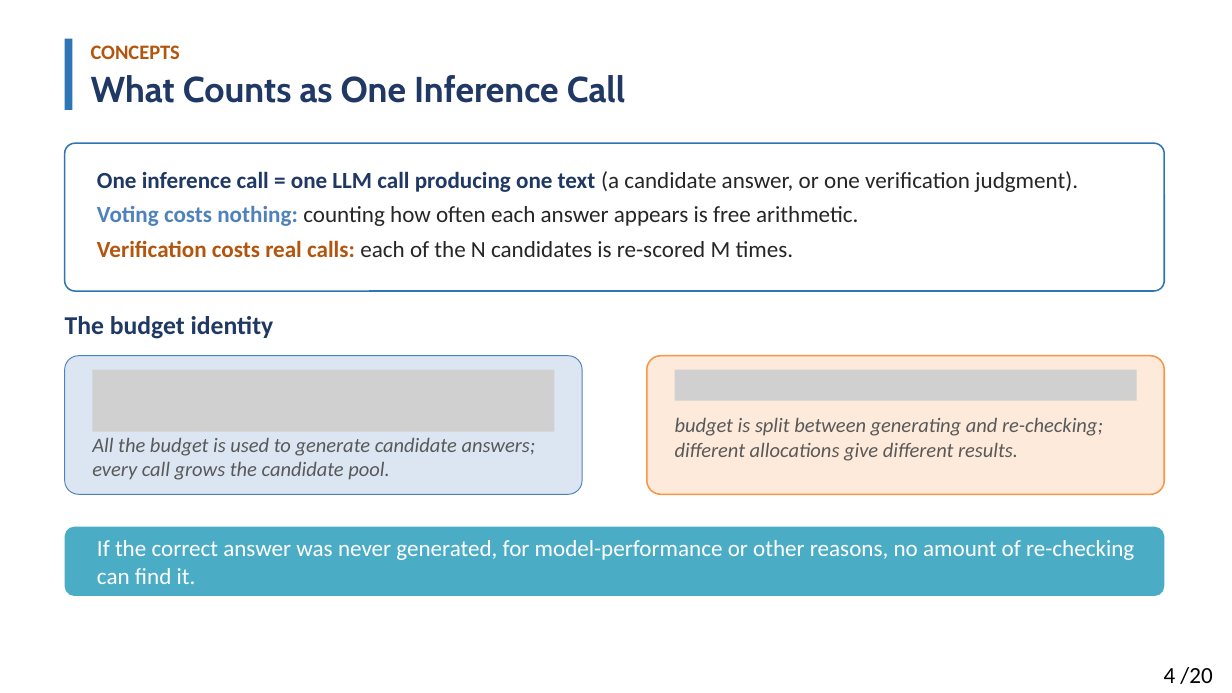
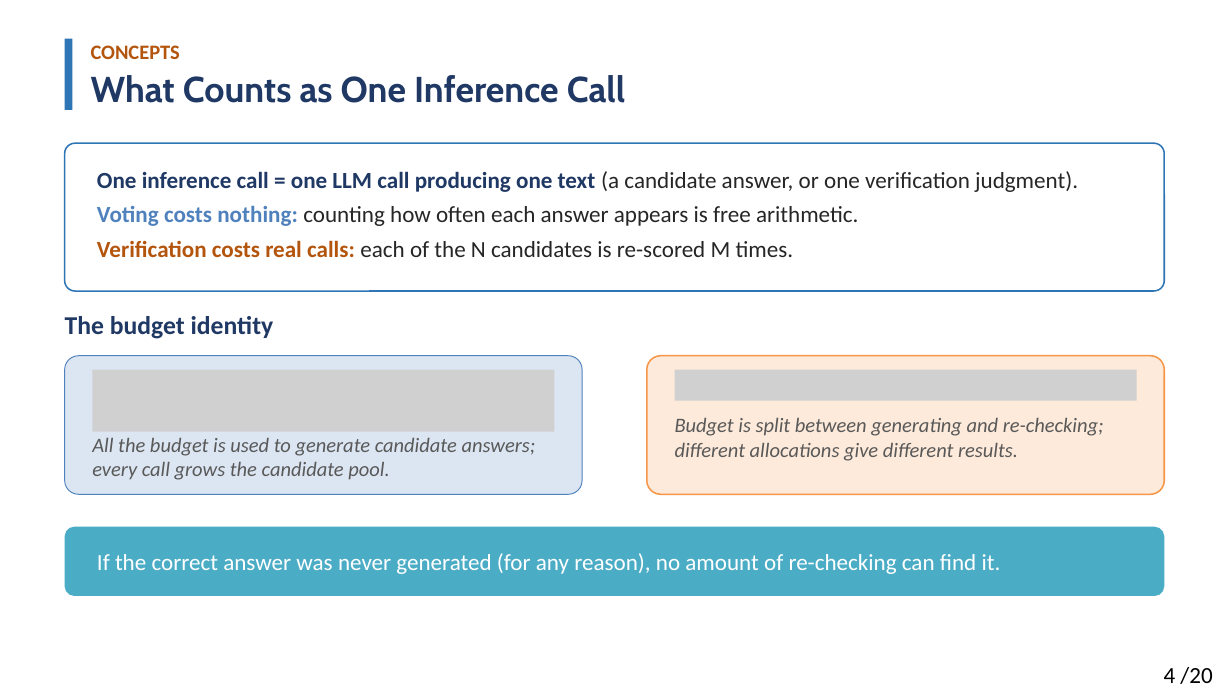
Before and after one commit to Solitus0726/search-vs-verify-course, a slide deck: slide 4 of slides/lecture_slides.pptx. Drawn at 1232x693 pixels with LibreOffice and Linux fonts; fonts in the diff are those of the drawing; grey boxes stand for pictures. Boxes give left, top, right and bottom in pixels: in the first picture for what was removed or moved away, otherwise in the second. Text is boxed around its words. In the diff, an @@ line names an element or a change of style, - is before the commit and + after.

```diff
--- a/slides/lecture_slides.pptx
+++ b/slides/lecture_slides.pptx
@@ text at bbox=[675, 417, 1104, 436]: text changed @@
-budget is split between generating and re-checking;
+Budget is split between generating and re-checking;
@@ text at bbox=[97, 553, 1001, 574]: text changed @@
-If the correct answer was never generated, for model-performance or other reasons, no amount of re-checking can find it.
+If the correct answer was never generated (for any reason), no amount of re-checking can find it.
```
Also in this commit, not shown: 10 other slides changed, 1 other file.
